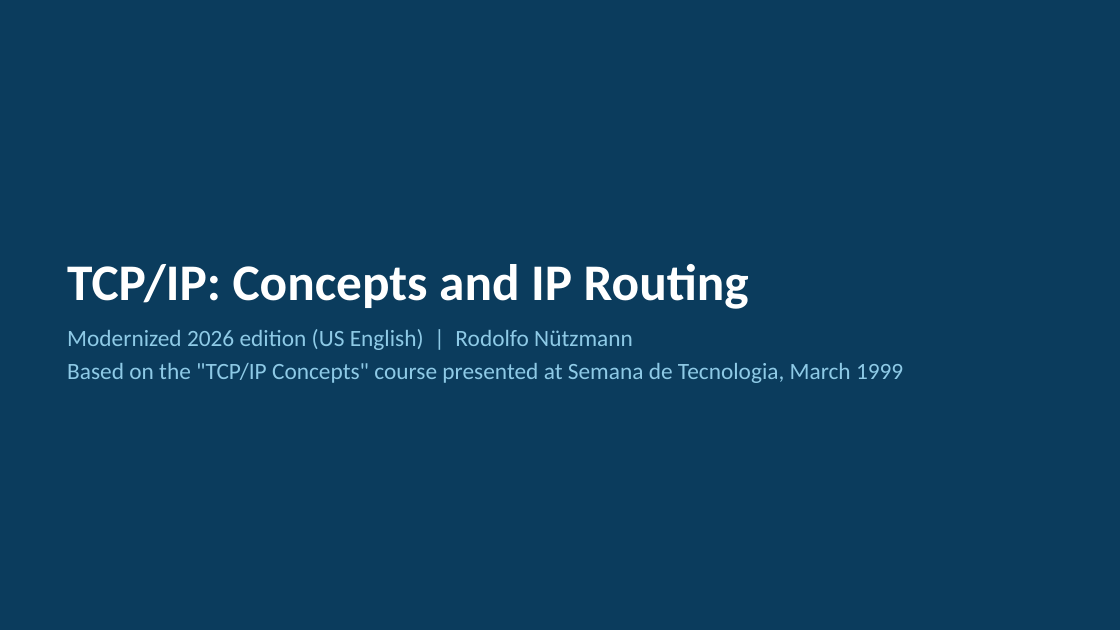
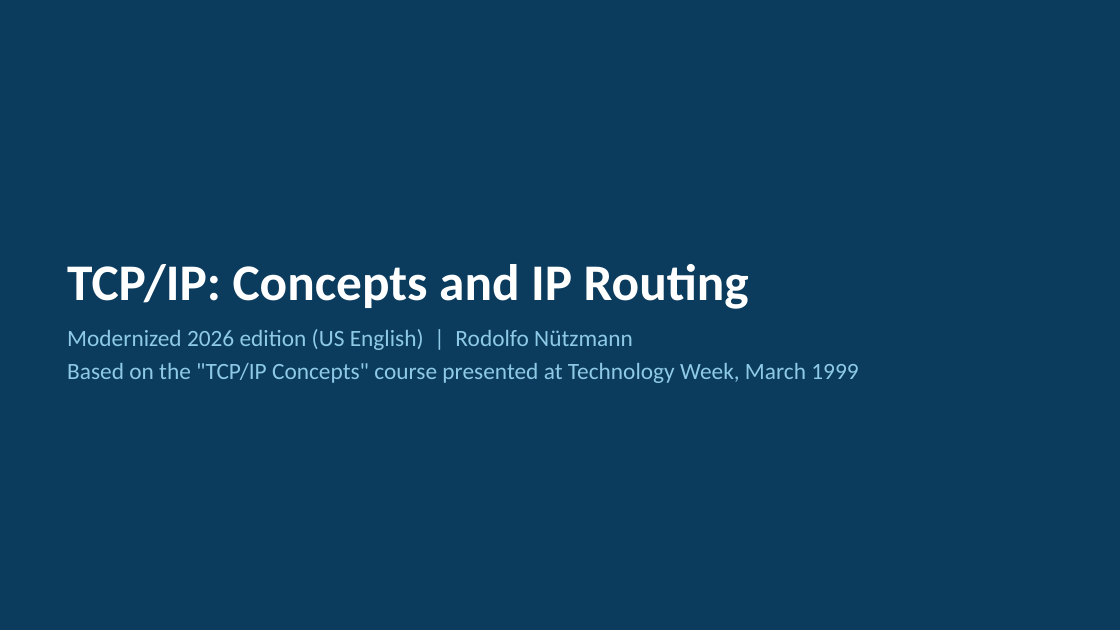
Before and after one commit to ronutz/arsenal, a slide deck: slide 1 of public/materials/tcpip-concepts-and-ip-routing/TCPIP_Concepts_and_IP_Routing_2026_enUS.pptx. Drawn at 1120x630 pixels with LibreOffice and Linux fonts; fonts in the diff are those of the drawing. Boxes give left, top, right and bottom in pixels: in the first picture for what was removed or moved away, otherwise in the second. Text is boxed around its words. In the diff, an @@ line names an element or a change of style, - is before the commit and + after.

```diff
--- a/public/materials/tcpip-concepts-and-ip-routing/TCPIP_Concepts_and_IP_Routing_2026_enUS.pptx
+++ b/public/materials/tcpip-concepts-and-ip-routing/TCPIP_Concepts_and_IP_Routing_2026_enUS.pptx
@@ text at box(67, 363, 858, 383): text changed @@
-Based on the "TCP/IP Concepts" course presented at Semana de Tecnologia, March 1999
+Based on the "TCP/IP Concepts" course presented at Technology Week, March 1999
```
Also in this commit, not shown: 38 other files.
